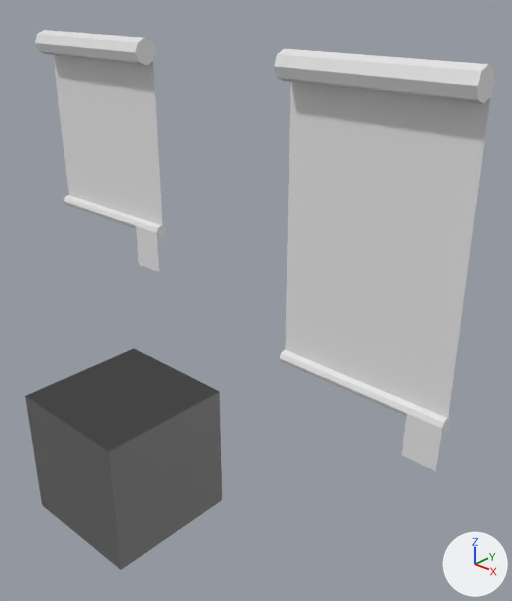
An edit to the Blender file Modelos_Blender/Ficheros_Blend/Persiana/Persiana.blend, drawn before and after from the same camera.
One viewpoint serves both versions: a camera (50 mm lens) standing at (3.74, -2.63, 2.75) and looking at (1.1, 0.25, 1.0). The axes (+X, +Y, +Z) are drawn at lower right. The lights are the same throughout. The older version comes first.

Script lines for the objects in view, before the commit:
```python
mat_material = principled_material('Material')
mat_material.base_color = (0.8, 0.8, 0.8)  # white #e7e7e7
me_cube = bpy.data.meshes.new('Cube')
me_cube.from_pydata(...)  # a box spanning x -0.5..0.5, y -0.5..0.5, z -1.0..0.0; a box spanning x -0.5..0.5, y -0.5..0.5, z -1.0..0.0
me_cube.materials.append(mat_material)  # white #e7e7e7
me_cube_001 = bpy.data.meshes.new('Cube.001')
me_cube_001.from_pydata(...)  # 44 vertices, 34 faces; spans x -0.5..0.5, y -0.072..0.077, z -1.308..0.072
me_cube_001.materials.append(mat_material)  # white #e7e7e7
me_cube_002 = bpy.data.meshes.new('Cube.002')
me_cube_002.from_pydata(...)  # 46 vertices, 35 faces; spans x -0.5..0.5, y -0.07..0.08, z -1.79..0.07
me_cube_002.materials.append(mat_material)  # white #e7e7e7
ob_base = bpy.data.objects.new('Base', me_cube)
ob_base.location = (0.0, 0.0, 0.0)
ob_persiana = bpy.data.objects.new('Persiana', me_cube_001)
ob_persiana.location = (0.0, 0.0, 2.4)
ob_persiana_001 = bpy.data.objects.new('Persiana.001', me_cube_002)
ob_persiana_001.location = (2.0, 0.0, 2.4)
```
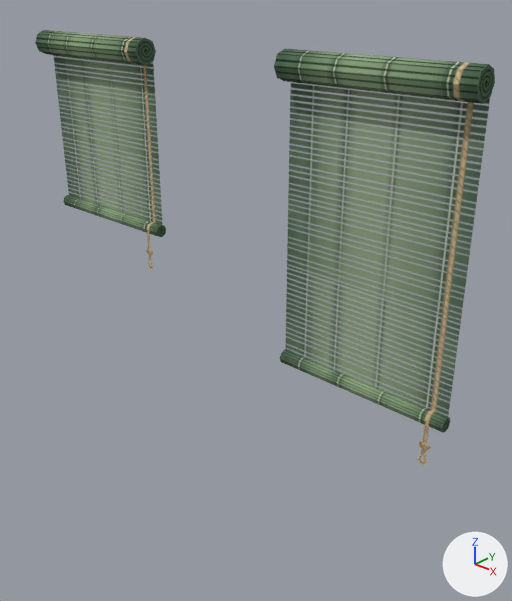
What differs and where, as boxes (x1, y1, x2, y2) in the pictures (512 x 601 px):
'Persiana.001', surface changed, recoloured (white to green): (274, 49, 495, 465) in both
'Base', hidden: before (25, 348, 222, 570)
'Persiana', surface changed, recoloured (white to green): (35, 30, 166, 269) in both

What changed in the scene script:
```text
Add img_persiana_uv_png:
    img_persiana_uv_png = load_image('Persiana_UV.png', 'Persiana_UV.png', 512, 512, 'sRGB')
Change mat_material:
    add n2 = _N.new('ShaderNodeBsdfTransparent'); n2.name = 'Transparent BSDF'
    add n3 = _N.new('ShaderNodeTexImage'); n3.name = 'Image Texture'
    add n3.image = img_persiana_uv_png
    add n3.interpolation = 'Closest'
    where n1 = _N.new('ShaderNodeBsdfPrincipled'); n1.name = 'Principled BSDF'
    where n0 = _N.new('ShaderNodeOutputMaterial'); n0.name = 'Material Output'
    remove _L.new(n1.outputs[0], n0.inputs[0])  # 'BSDF' to 'Surface'
    add n1.inputs[13].default_value = 0.0  # 'Specular IOR Level'
    add n4 = _N.new('ShaderNodeMixShader'); n4.name = 'Mix Shader'
    add _L.new(n3.outputs[0], n1.inputs[0])  # 'Color' to 'Base Color'
    add _L.new(n2.outputs[0], n4.inputs[1])  # 'BSDF' to 'Shader'
    add _L.new(n1.outputs[0], n4.inputs[2])  # 'BSDF' to 'Shader'
    add _L.new(n4.outputs[0], n0.inputs[0])  # 'Shader' to 'Surface'
    add _L.new(n3.outputs[1], n4.inputs[0])  # 'Alpha' to 'Factor'
Add mat_material_001:
    mat_material_001 = principled_material('Material.001')
    mat_material_001.texture = img_persiana_uv_png  # with its transparency
    mat_material_001.specular_ior_level = 0.0
Change me_cube_001:
    where me_cube_001.from_pydata(...)  # 44 vertices, 34 faces; spans x -0.5..0.5, y -0.072..0.077, z -1.308..0.072
    used by ob_persiana; location = (0.0, 0.0, 2.4)
    remove me_cube_001.materials.append(mat_material)  # white #e7e7e7
    me_cube_001 part 1: texture (UV) coordinates of 34 of 34 faces, centred in x -0.5..0.5, y -0.062..0.071, z -1.178..0.062, changed; they spanned u 0.0..1.0, v -0.28..0.51 and now span u 0.02..0.98, v 0.02..0.99
    add me_cube_001.materials.append(mat_material_001)  # picture img_persiana_uv_png
Change me_cube_002:
    where me_cube_002.from_pydata(...)  # 46 vertices, 35 faces; spans x -0.5..0.5, y -0.07..0.08, z -1.79..0.07
    used by ob_persiana_001; location = (2.0, 0.0, 2.4)
    remove me_cube_002.materials.append(mat_material)  # white #e7e7e7
    me_cube_002 part 2: texture (UV) coordinates of 35 of 35 faces, centred in x -0.5..0.5, y -0.06..0.07, z -1.67..0.06, changed; they spanned u 0.0..0.79, v -0.28..0.91 and now span u 0.02..0.98, v 0.02..0.99
    add me_cube_002.materials.append(mat_material_001)  # picture img_persiana_uv_png
Change ob_base:
    add ob_base.visible_shadow = False
    add ob_base.hide_set(True)
```
